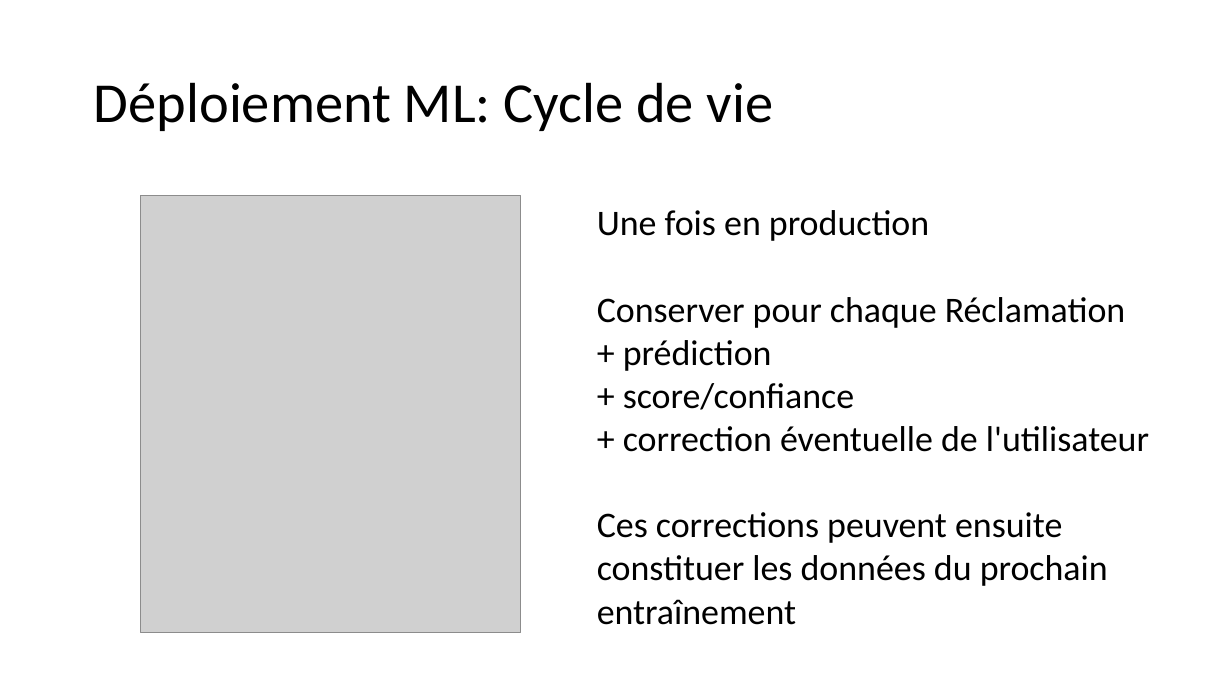
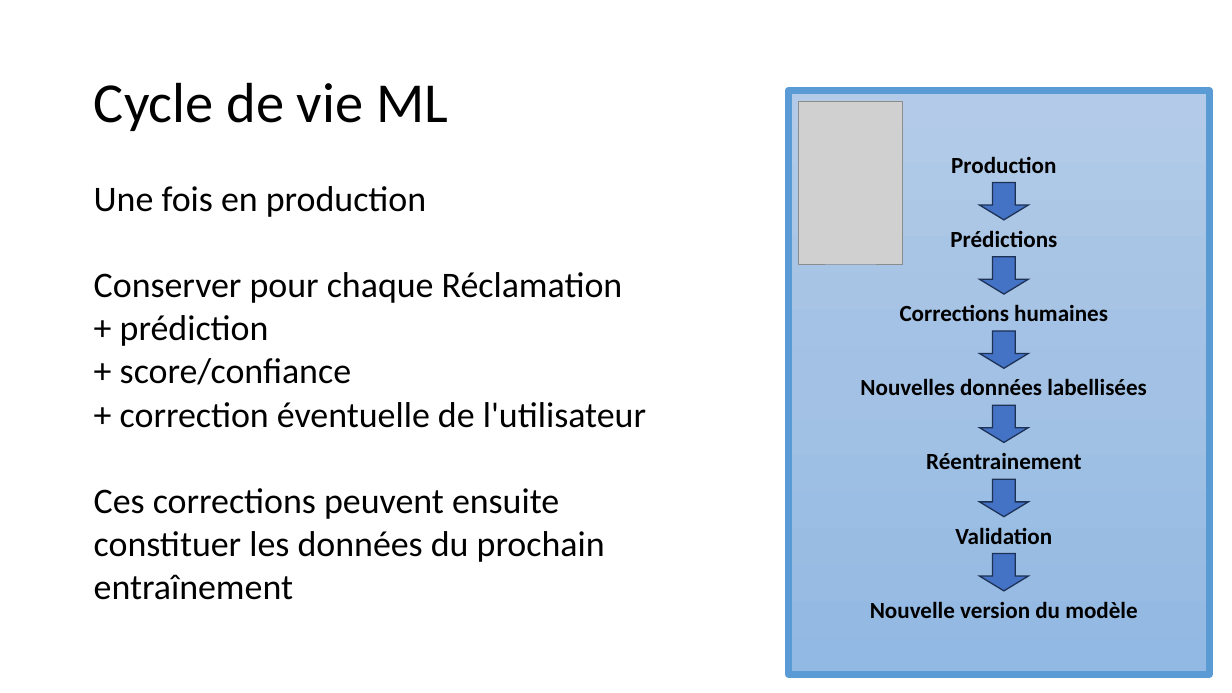
Before and after one commit to Ace4teaM/OCR-ZenAssist, a slide deck: slide 25 of Présentation.pptx (slide 29 before the commit). Drawn at 1232x693 pixels with LibreOffice and Linux fonts; fonts in the diff are those of the drawing; grey boxes stand for pictures. Boxes give left, top, right and bottom in pixels: in the first picture for what was removed or moved away, otherwise in the second. Text is boxed around its words. In the diff, an @@ line names an element or a change of style, - is before the commit and + after.

```diff
--- a/Présentation.pptx
+++ b/Présentation.pptx
@@ title at [94,82,448,131]: text changed @@
-Déploiement ML: Cycle de vie
+Cycle de vie ML
@@ text "Une fois en production": place and size @@
-text "Une fois en production" at [597,210,1149,625]
+text "Une fois en production" at [94,186,646,600]
@@ picture removed at [140,195,520,632] @@
@@ group added at [788,91,1210,675]: 7 texts, 6 right arrows, 1 rectangle, 1 picture @@
+Production
+Prédictions
+Corrections humaines
+Réentrainement
+Nouvelles données labellisées
+Validation
+Nouvelle version du modèle
```
Also in this commit, not shown: 12 other slides changed, 1 slide added, 3 slides removed, 8 other files.
